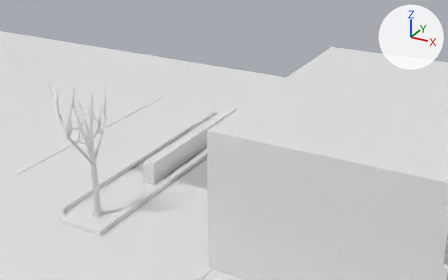
The Blender file blender/map/map.blend: old version first, new version second.
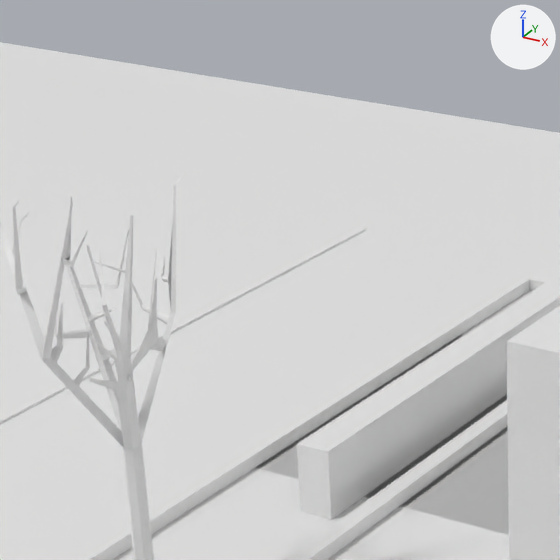
There are two pictures of each version: one from a 50 mm lens placed at (-12.24, -5.92, 12.41), pointed at (-28.27, 23.23, -2.17), one close up on the part from 12% to 50% of the width and 10% to 70% of the height. Lighting does not change. The marker at upper right points along +X, +Y and +Z.

In view in the first close-up: 'Arbre.003', 'batiment sup bio 4', 'bordure  1', 'bordure milieu', 'haie', 'sol.001'.
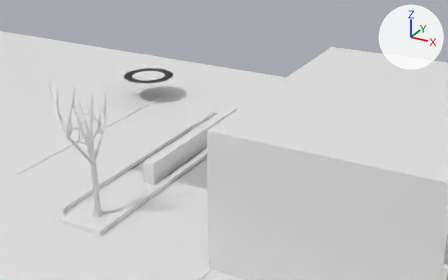
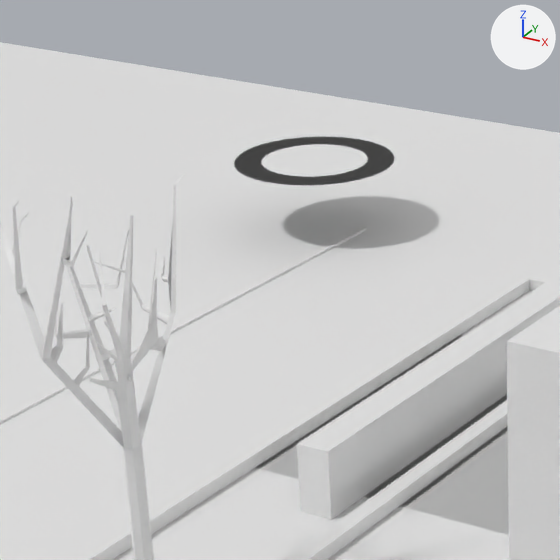
Commit message: update map + table

Location of each change, [x1, y1, x2, y2] in pixels of the close-ups (560 x 560 px):
'bordure milieu', reshaped: before [0, 228, 366, 424]; after [0, 137, 395, 424]
part 1 of me_cube_032, added: after [234, 137, 395, 185]

Patch to the scene script:
```diff
--- a/blender/map/map.blend.py
+++ b/blender/map/map.blend.py
@@ me_cube_032 @@
 # used by ob_bordure_milieu; location = (-33.11, 11.29, 0.02); scale = (0.0334, 0.143, 0.0209)
-me_cube_032.from_pydata(...)  # 12 vertices, 10 faces; spans x 30.5..32.5, y -0.8..79.7, z -1.0..1.0
+me_cube_032.from_pydata(...)  # 76 vertices, 43 faces; spans x -35.0..50.0, y -0.8..87.5, z -1.0..60.3
+# me_cube_032 part 1: a new loose piece of 64 vertices spanning x -35.0..50.0, y 67.7..87.5, z 60.3
```
